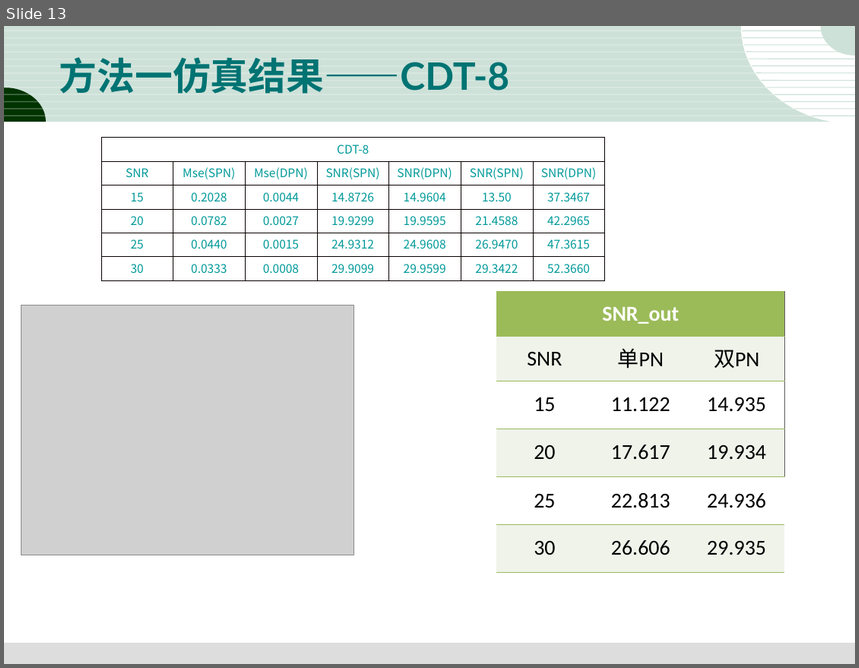
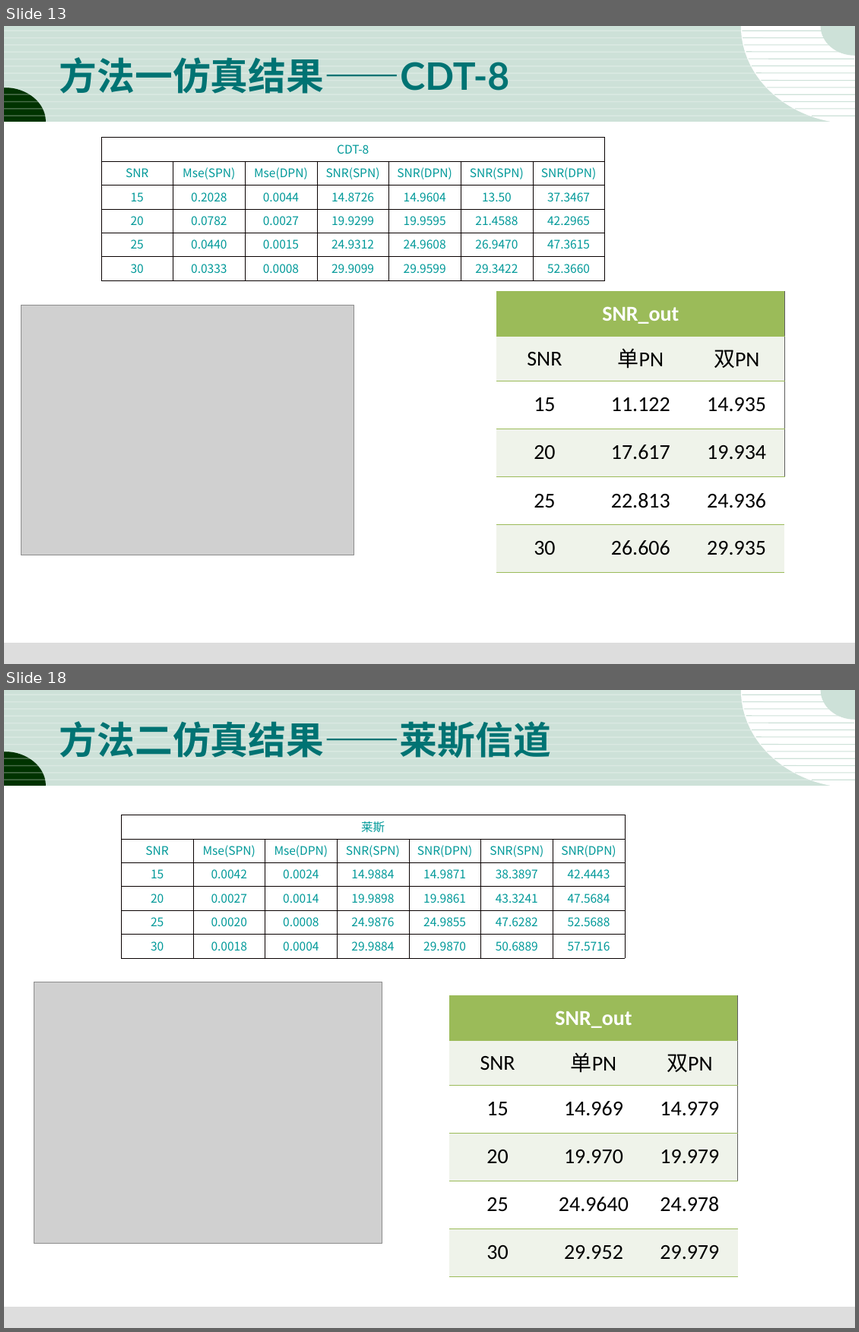
Before and after one commit to dandanJing/DTMB2.0, a slide deck: 3-18.DTMB2.0报告结果.ppt. Shown one above the other, each under a label of ours: slide 13 before the commit, slides 13 and 18 after it; the slides between them are not shown. The pictures are 859x668 and 859x1332 pixels, drawn with LibreOffice and Linux fonts; fonts in the diff are those of the drawing; grey boxes stand for pictures. Boxes give left, top, right and bottom in pixels: in the first picture for what was removed or moved away, otherwise in the second. Text is boxed around its words. In the diff, an @@ line names an element or a change of style, - is before the commit and + after.

Commit message:
修改ppt,增加第二种方法的仿真

```diff
--- a/3-18.DTMB2.0报告结果.ppt
+++ b/3-18.DTMB2.0报告结果.ppt
@@ slide 18 added at [4,690,855,1328], background #FFFFFF; not listed: 31 template elements that a slide beside it also shows @@
@@ title added at [59,721,551,758], 32 pt, text #007373, bold @@
+方法二仿真结果——莱斯信道
@@ table added at [122,815,626,954], 6 rows, 7 columns @@
+莱斯 |  |  |  |  |  | 
+SNR | Mse(SPN) | Mse(DPN) | SNR(SPN) | SNR(DPN) | SNR(SPN) | SNR(DPN)
+15 | 0.0042 | 0.0024 | 14.9884 | 14.9871 | 38.3897 | 42.4443
+20 | 0.0027 | 0.0014 | 19.9898 | 19.9861 | 43.3241 | 47.5684
+25 | 0.0020 | 0.0008 | 24.9876 | 24.9855 | 47.6282 | 52.5688
+30 | 0.0018 | 0.0004 | 29.9884 | 29.9870 | 50.6889 | 57.5716
@@ picture added at [34,983,382,1244] @@
@@ table added at [450,996,739,1277], 6 rows, 3 columns @@
+SNR_out |  | 
+SNR | 单PN | 双PN
+15 | 14.969 | 14.979
+20 | 19.970 | 19.979
+25 | 24.9640 | 24.978
+30 | 29.952 | 29.979
```
Also in this commit, not shown: 6 other slides added.
